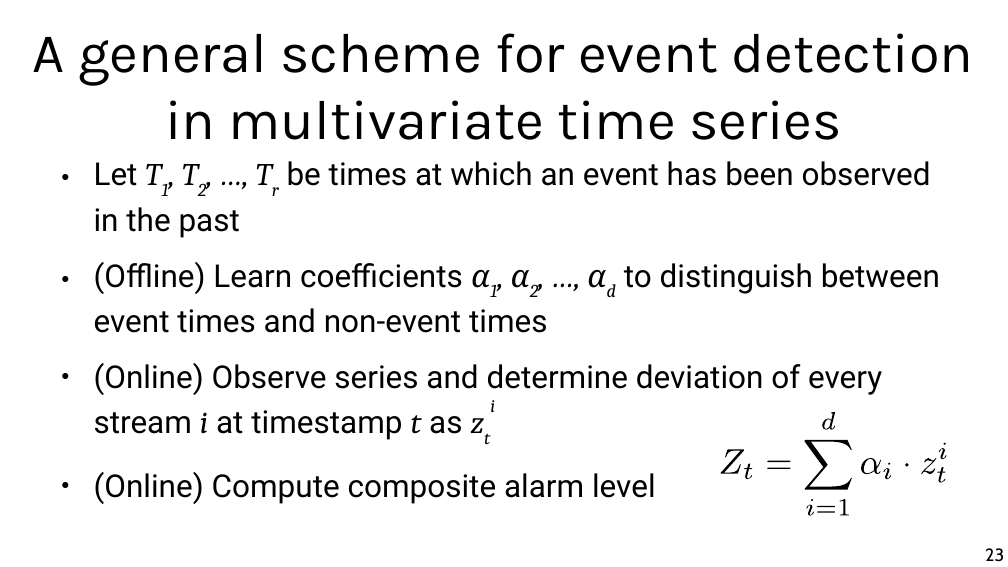
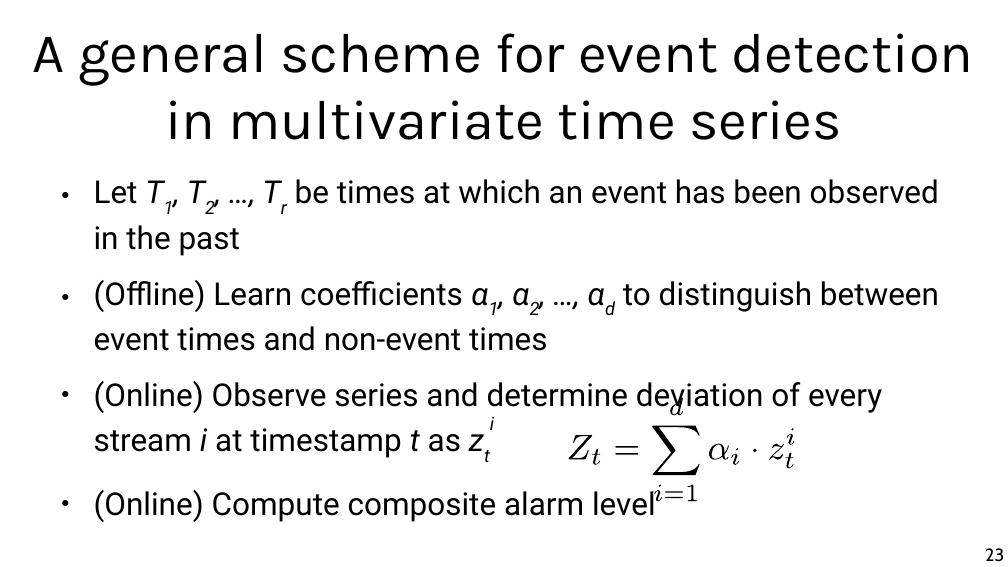
Before and after one commit to chatox/data-mining-course, a slide deck: slide 23 of theory/odp/tt29_forecasting.odp. Drawn at 1008x567 pixels with LibreOffice and Linux fonts; fonts in the diff are those of the drawing. Boxes give left, top, right and bottom in pixels: in the first picture for what was removed or moved away, otherwise in the second. Text is boxed around its words. In the diff, an @@ line names an element or a change of style, - is before the commit and + after.

```diff
--- a/theory/odp/tt29_forecasting.odp
+++ b/theory/odp/tt29_forecasting.odp
@@ text "Let T1, T2, …, Tr ...": place and size @@
-text "Let T1, T2, …, Tr ..." at (94,161,940,504)
+text "Let T1, T2, …, Tr ..." at (94,179,939,522)
@@ text at (94,179,939,458): font Cambria to Roboto in "T1, T2, …, Tr", "α1, α2, …, αd", "i t zti" @@
@@ freeform shape: place and size @@
-freeform shape at (922,458,937,475)
+freeform shape at (670,398,683,415)
@@ freeform shape added at (569,435,593,460), fill #000000 @@
@@ freeform shape: place and size @@
-freeform shape at (938,467,946,483)
+freeform shape at (592,449,600,465)
@@ freeform shape added at (616,446,639,455), fill #000000 @@
@@ 3 freeform shapes: place and size @@
-3 freeform shapes at (805,440,853,516)
+3 freeform shapes at (653,425,701,501)
@@ freeform shape: place and size @@
-freeform shape at (721,450,745,475)
+freeform shape at (709,444,729,460)
@@ freeform shape: place and size @@
-freeform shape at (745,464,753,479)
+freeform shape at (732,448,739,465)
@@ freeform shape: place and size @@
-freeform shape at (906,463,909,466)
+freeform shape at (753,449,756,453)
@@ freeform shape: place and size @@
-freeform shape at (767,461,791,469)
+freeform shape at (769,444,784,460)
@@ freeform shape: place and size @@
-freeform shape at (822,413,835,430)
+freeform shape at (788,428,795,445)
@@ freeform shape removed at (939,443,947,459) @@
@@ freeform shape: place and size @@
-freeform shape at (807,499,814,516)
+freeform shape at (786,453,794,468)
@@ freeform shape removed at (862,458,882,475) @@
@@ freeform shape: place and size @@
-freeform shape at (884,463,891,479)
+freeform shape at (655,485,662,501)
```
Also in this commit, not shown: 13 other slides changed, 6 other files.
